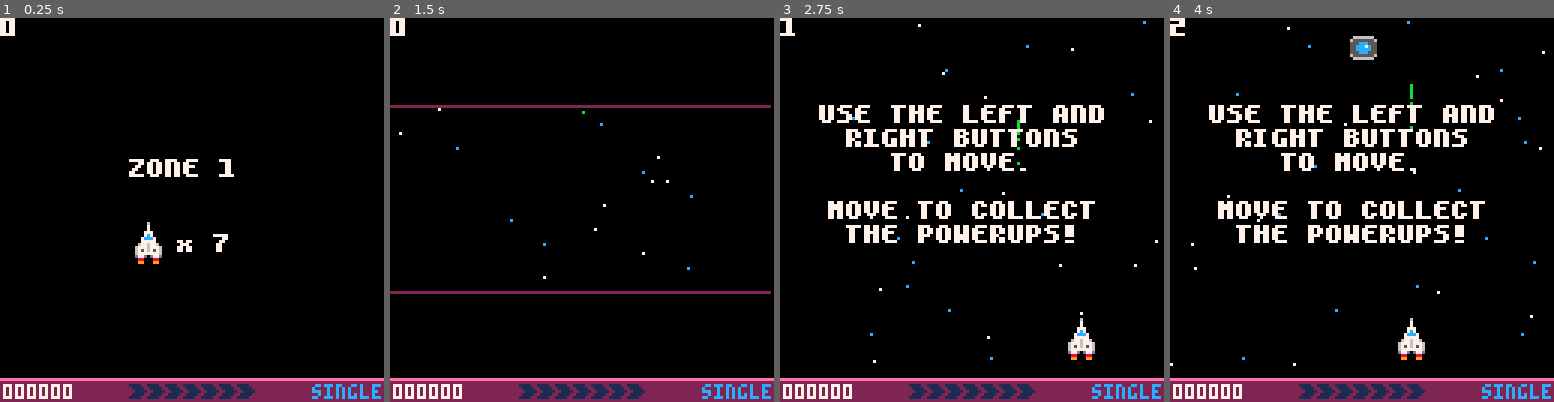
Above: before the commit, frames 1-4 (left to right).
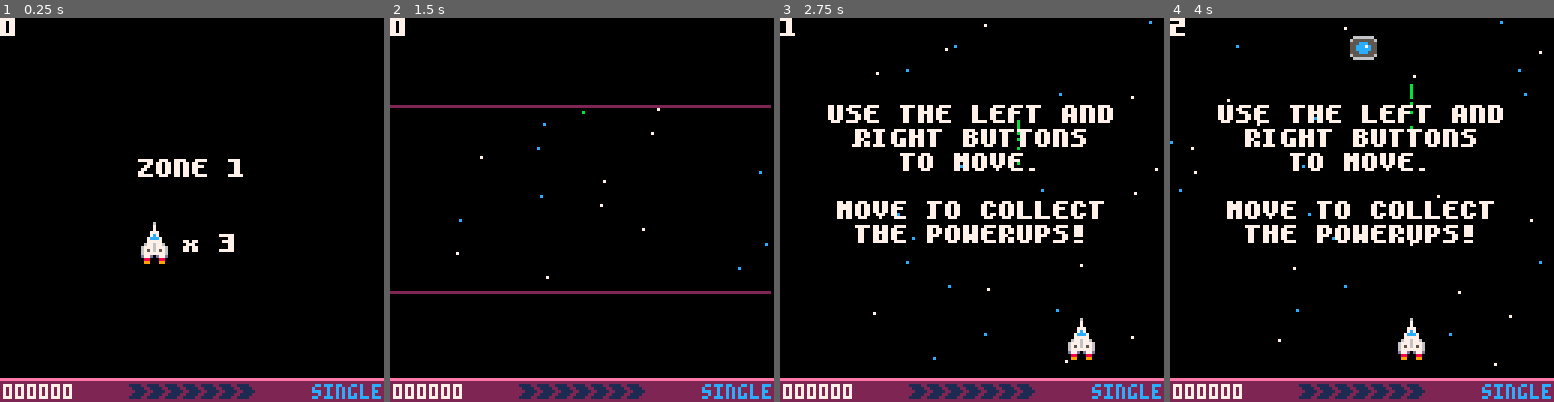
Above: after the commit, the same moments.

Repository: Mush101/arcade
Game: PICO-8 cartridge game.p8
Two runs of this game, one before a commit and one after it. Both use one fixed random seed, a clock stepped at 60 frames per second and the inputs below.
Inputs:
- Up to frame 1 (0.25 s): no input
- Up to frame 2 (1.5 s): tap X (X key) at 0.33, 1.07 s; tap O (Z key) at 0.7 s
- Up to frame 3 (2.75 s): hold Right 1.6-2.1 s; tap O (Z key) at 1.7, 2.1, 2.5 s; tap X (X key) at 1.85 s; hold Up 2.15-2.42 s; hold Right from 2.47 s (still down)
- Up to frame 4 (4 s): tap O (Z key) at 2.9, 3.3, 3.7 s; tap X (X key) at 2.97 s; release Right at 3.03 s; hold Left 3.08-3.58 s; hold Down 3.63-3.97 s

The runs differ from the first frame. In frame 1, 1.3% of the frame differs, in the area x 33-64%, y 36-65%; in frame 2, 0.2%; in frame 3, 6.8%; in frame 4, 6.8%, in the area x 0-98%, y 0-91%.

Commit message:
Warp zones!

Diff:
--- a/game.p8
+++ b/game.p8
@@ -67,6 +67,17 @@
 		self.mom = 0
 	elseif stage_over then
 		self.y-=1
+		if portal1 then
+			self.mom = 0
+			if self.y<56 then
+				self.y = 56
+				if self.iframes == 0 then
+					self.iframes = 40
+				elseif self.iframes == 11 then
+					self.iframes = 12
+				end
+			end
+		end
 	elseif self.y > 100 then
 		self.y-=1
 	end
@@ -84,7 +95,7 @@
 	end
 
 	-- Shooting
-	if self.shot_timer <= 0 then
+	if self.shot_timer <= 0 and not warp_zone then
 		if btn(4) or btn(5) then
 			if weapon_level == 0 then
 				self.shot_timer = 20
@@ -137,6 +148,7 @@
 			stage_over = true
 			intro = true
 			lives -=1
+			next_zone = current_zone
 		end
 	end
 end
@@ -333,8 +345,8 @@
 		self.y -= 0.05 * game_speed * self.target_y
 		self.target_timer+=game_speed
 	else
-		self.x += 0.5 * game_speed * self.target_x
-		self.y += 0.5 * game_speed * self.target_y
+		self.x += 0.2 * game_speed * self.target_x
+		self.y += 0.2 * game_speed * self.target_y
 	end
 end
 
@@ -430,15 +442,15 @@
 
 --------------------------------------------------------------------------------------------------------------------------------
 
-death_effect = actor:new({colour = 8, size = 4, angle = 0, dist = 0})
+death_effect = actor:new({colour = 8, size = 4, angle = 0, dist = 0, dist_speed = 0.1, size_change=0.2})
 
 function death_effect:update()
 	if not self.inital_x then
 		self.initial_x = self.x
 		self.initial_y = self.y
 	end
-	self.size -= 0.2
-	self.dist += 0.1
+	self.size -= self.size_change
+	self.dist += self.dist_speed
 	self.angle += 0.01
 	if self.size <=0 then
 		self.dead = true
@@ -450,6 +462,31 @@
 
 function death_effect:draw()
 	circfill(self.x,self.y,self.size, self.colour)
+end
+
+portal_particle = death_effect:new({dist_speed = -0.1})
+
+--------------------------------------------------------------------------------------------------------------------------------
+
+portal = actor:new({angle = 0, depth=-1})
+
+function portal:update()
+	self.angle+=0.26
+	self.angle = self.angle%1
+	for i =0,0 do
+		add_actor(portal_particle:new({x=self.x + 16*cos(self.angle+i), y=self.y + 16*sin(self.angle+i),angle = self.angle+i, colour = 1, size_change = 0.15}))
+	end
+	self.active = abs(player.x - self.x) < 16
+	if self.active and (btnp(4) or btnp(5)) then
+		stage_over = true
+		intro = true
+		--warp_zone = false
+		next_zone = self.next_zone
+	end
+end
+
+function portal:draw()
+	circfill(self.x,self.y,9,0)
 end
 
 --------------------------------------------------------------------------------------------------------------------------------
@@ -522,6 +559,7 @@
 			self.zone = nil
 			stage_over = true
 			intro = true
+			warp_zone = true
 		else
 			local current_instruction = self.zone[self.position]
 			if current_instruction.wait then
@@ -561,7 +599,7 @@
 	slerp_time_unit = 0
 	num_time_units = 0
 
-	lives = 7
+	lives = 3
 
 	intro_black_bars = 60
 	intro_timer = 120
@@ -585,6 +623,11 @@
 	zone_controller:set_zone(zones[current_zone])
 
 	tutorials_shown = 0
+
+	warp_zone = false
+
+	next_zone_1 = 1
+	next_zone_2 = 1
 end
 
 function setup_zones()
@@ -617,14 +660,17 @@
 		join({new_side_bouncer("left",16,64,32,64,2,false,2), new_side_bouncer("right",112,64,96,64,2,false,2)}),
 		{wait = 16}
 	}
+	-- zones[1] = {
+	-- 	{wait=1}
+	-- }
 end
 
 function create_stars()
-	for i = 0,128,8 do
+	for i = 0,127,8 do
 		add_actor(star:new({x=rnd(127), y=i}))
 	end
 
-	for i = 0,128,8 do
+	for i = 0,127,8 do
 		add_actor(star:new({x=rnd(127), y=i, colour=12, depth=-21}))
 	end
 end
@@ -665,8 +711,10 @@
 
 	if dying then
 		star_speed = max(0, star_speed-0.1)
-	elseif stage_over then
+	elseif stage_over and not next_zone then
 		star_speed +=0.2
+	elseif warp_zone then
+		star_speed = 0.5
 	else
 		star_speed = 2*game_speed
 	end
@@ -814,9 +862,24 @@
 			intro_timer = -120
 			num_time_units = 0
 			dying = false
+			if warp_zone and not next_zone then
+				portal1 = portal:new({x=32,y=60, next_zone = next_zone_1})
+				portal2 = portal:new({x=96,y=60, angle=0.125, next_zone = next_zone_2})
+				add_actor(portal1)
+				add_actor(portal2)
+			end
 		elseif intro_timer > 120 then
 			stage_over = false
-			zone_controller:set_zone(zones[current_zone])
+			if (portal1) portal1.dead = true
+			if (portal2) portal2.dead = true
+			portal1 = nil
+			portal2 = nil
+			if next_zone then
+				zone_controller:set_zone(zones[next_zone])
+				current_zone = next_zone
+				next_zone = nil
+				warp_zone = false
+			end
 			tutorials_shown = 0
 		end
 		return true
@@ -905,6 +968,9 @@
 	for a in all(actors) do
 		a:draw()
 	end
+	if warp_zone and not stage_over then
+		draw_warp_zone()
+	end
 	draw_hud()
 	--debug_draw_collision_boxes()
 	--print(#actors, 0,0,7)
@@ -919,14 +985,32 @@
 		rectfill(0,0,127,intro_black_bars,0)
 		rectfill(0,120-intro_black_bars,127,119,0)
 		if intro_timer > 60 then
-			centre_pr("zone 1", 64, 50, 7)
+			if next_zone then
+				centre_pr("zone "..next_zone, 64, 50, 7)
+			elseif warp_zone then
+				centre_pr("warp zone", 64, 50, 7)
+			else
+				centre_pr("zone "..current_zone, 64, 50, 7)
+			end
 			local lives_string = "`x "..lives
-			sspr(0,0,9,14,45,68)
-			pr(lives_string,59,72,7)
+			sspr(0,0,9,14,47,68)
+			pr(lives_string,61,72,7)
 		else
 			line(0,intro_black_bars, 127, intro_black_bars, 2)
 			line(0,120-intro_black_bars, 127, 120-intro_black_bars, 2)
 		end
+	end
+end
+
+function draw_warp_zone()
+	centre_pr("which way now?", 64, 16, 7)
+	if portal1 and portal2 then
+		colour1, colour2 = 6, 6
+		if (portal1.active) colour1 = 12
+		if (portal2.active) colour2 = 12
+		centre_pr("zone "..next_zone_1, 32, 32, colour1)
+		centre_pr("zone "..next_zone_2, 96, 32, colour2)
+		if (portal1.active or portal2.active) centre_pr("push button", 64, 88, 7)
 	end
 end
 
@@ -989,13 +1073,13 @@
 end
 
 function centre_pr(str, x, y, col)
-	local len = 0
-	for i=0,#str do
-		if sub(str,i,i) != "`" then
-			len+=3
-		end
-	end
-	pr(str, x-len, y-3, col)
+	-- local len = 0
+	-- for i=0,#str do
+	-- 	if sub(str,i,i) != "`" then
+	-- 		len+=3
+	-- 	end
+	-- end
+	pr(str, x-#str*3, y-3, col)
 end
 
 -- Code by Zep
